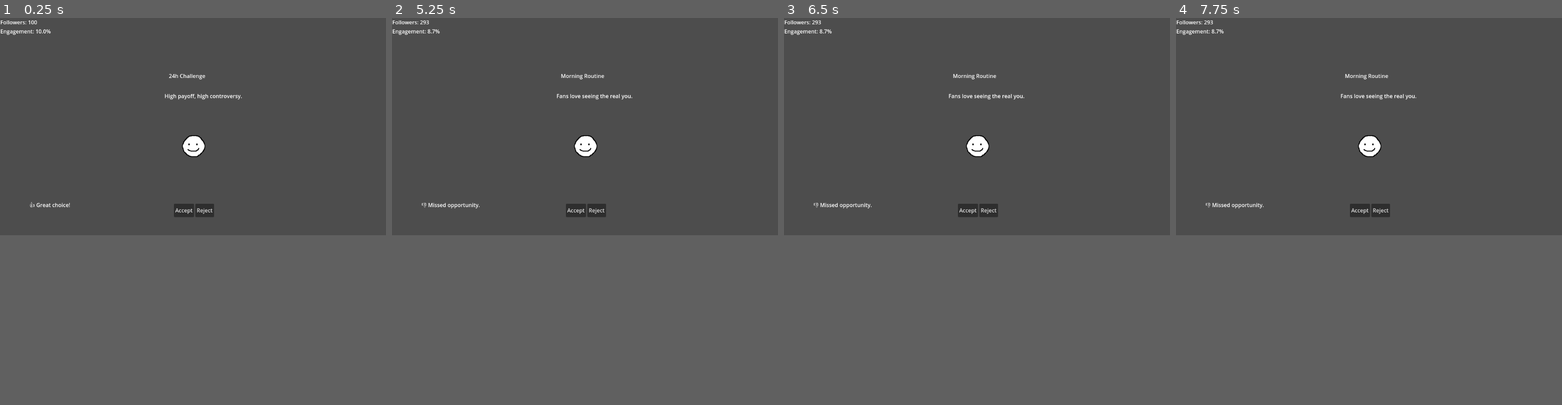
Above: before the commit, frames 1-4 (left to right).
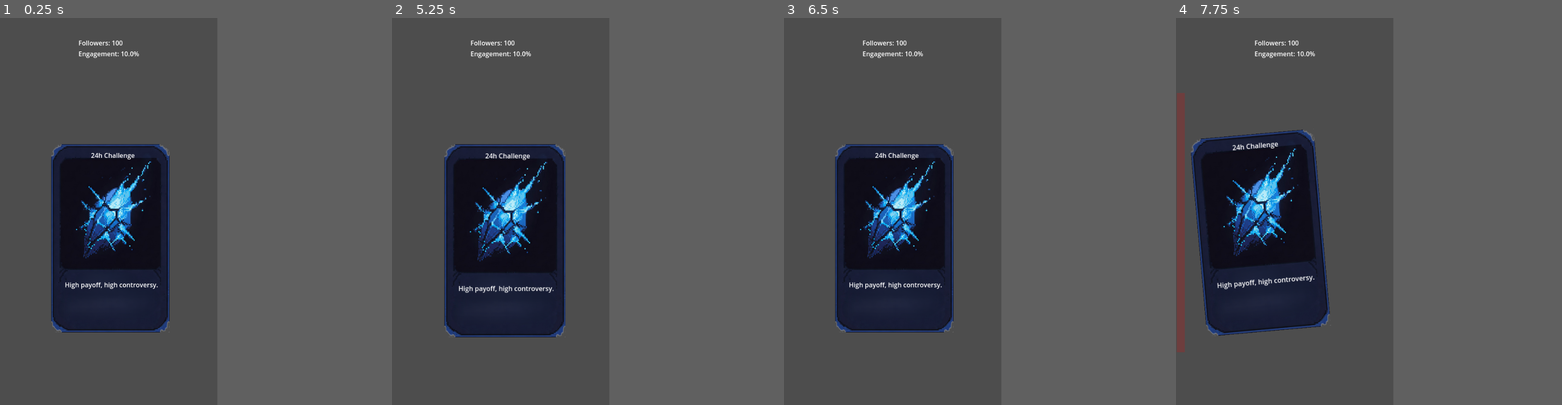
Above: after the commit, the same moments.

Repository: Sanyam-jhingan/InfluencerGame
Game: Godot game, scene res://Main.tscn
Same seed, same stepped clock (60 frames per second), same inputs: the game is played once before the commit and once after it.
Inputs (mouse positions are in pixels of both pictures, inside the frame that each line leads up to):
- Up to frame 1 (0.25 s): no input
- Up to frame 2 (5.25 s): click (596, 211) at 0.5 s, where only the run before the commit has a clickable "Reject"; click (577, 211) at 1.25 s, where only the run before the commit has a clickable "Accept"; click (577, 211) at 2 s, where only the run before the commit has a clickable "Accept"; click (596, 211) at 2.75 s, where only the run before the commit has a clickable "Reject"; click (577, 211) at 3.5 s, where only the run before the commit has a clickable "Accept"; click (596, 211) at 4.25 s, where only the run before the commit has a clickable "Reject"; tap Enter at 5 s; move the mouse to (669, 114) at 5.02 s; click (669, 114) at 5.17 s
- Up to frame 3 (6.5 s): tap Space at 5.75 s; drag from (899, 137) to (957, 168) at 5.77 s
- Up to frame 4 (7.75 s): move the mouse to (1407, 79) at 6.52 s; click (1407, 79) at 6.67 s; tap Enter at 7.25 s; drag from (1349, 168) to (1253, 95) at 7.27 s
The window is 799x449 before the commit and 450x800 after it. Grey fills any space a smaller window leaves; there, only what the larger window draws over its background counts as a difference.

The runs differ from the first frame. In frame 1, 16% of the frame differs, in the area x 0-63%, y 0-82%; in frame 2, 17%; in frame 3, 16%; in frame 4, 19%, in the area x 0-63%, y 0-87%.

Commit message:
Swipe animation and fade effect

Diff:
--- a/Card.gd
+++ b/Card.gd
@@ -12,7 +12,6 @@
 	"quality_score": 0.0
 }
 
-# Content-type labels for hints
 var titles_by_type = {
 	"BRAND": ["Sponsored Unboxing", "Ad Deal: Energy Drink", "Brand Q&A"],
 	"TREND": ["Dance Challenge!", "Meme Remix", "Trend Alert 🚨"],
@@ -27,11 +26,25 @@
 	"CHALLENGE": ["Trending challenge with big risks.", "High payoff, high controversy.", "Can you pull it off?"]
 }
 
+var drag_start = Vector2.ZERO
+var dragging = false
+var threshold = 150
+var initial_position = Vector2.ZERO
+
+# References to screen-edge glow overlays
+@onready var accept_glow = get_node("/root/Main/AcceptGlow")
+@onready var reject_glow = get_node("/root/Main/RejectGlow")
+
 func _ready():
+	initial_position = position
 	randomize_card_data()
 	display_card()
-	$ButtonContainer/AcceptButton.pressed.connect(_on_accept)
-	$ButtonContainer/RejectButton.pressed.connect(_on_reject)
+
+	if $ButtonContainer:
+		$ButtonContainer.visible = false
+
+	set_process_input(true)
+	reset_glow()
 
 func randomize_card_data():
 	var types = ["BRAND", "TREND", "VLOG", "CHALLENGE"]
@@ -48,8 +61,77 @@
 	$TitleLabel.text = card_data.title
 	$DescLabel.text = card_data.description
 
-func _on_accept():
+func _gui_input(event):
+	if event is InputEventMouseButton and event.pressed:
+		drag_start = event.position
+		dragging = true
+		scale_card(true)
+
+	elif event is InputEventMouseMotion and dragging:
+		var offset = event.position - drag_start
+		position.x += offset.x * 0.3
+		rotation_degrees = position.x / 20.0
+		update_glow()
+
+	elif event is InputEventMouseButton and not event.pressed:
+		dragging = false
+		handle_swipe()
+		scale_card(false)
+		reset_glow()
+
+func handle_swipe():
+	if position.x > threshold:
+		accept()
+	elif position.x < -threshold:
+		reject()
+	else:
+		reset_card_position()
+
+func accept():
+	var tween = create_tween()
+	tween.tween_property(self, "position", position + Vector2(500, 0), 0.25).set_trans(Tween.TRANS_BACK).set_ease(Tween.EASE_IN)
+	tween.tween_callback(Callable(self, "_emit_accept"))
+
+func reject():
+	var tween = create_tween()
+	tween.tween_property(self, "position", position + Vector2(-500, 0), 0.25).set_trans(Tween.TRANS_BACK).set_ease(Tween.EASE_IN)
+	tween.tween_callback(Callable(self, "_emit_reject"))
+
+func _emit_accept():
 	swipe_accepted.emit(card_data)
+	queue_free()
 
-func _on_reject():
+func _emit_reject():
 	swipe_rejected.emit(card_data)
+	queue_free()
+
+func reset_card_position():
+	var tween = get_tree().create_tween()
+	tween.set_trans(Tween.TRANS_ELASTIC).set_ease(Tween.EASE_OUT)
+	tween.tween_property(self, "position", initial_position, 0.35)
+	tween.parallel().tween_property(self, "rotation_degrees", 0.0, 0.35)
+
+func scale_card(expand: bool):
+	var tween = get_tree().create_tween()
+	var target_scale = Vector2(1.05, 1.05) if expand else Vector2(1.0, 1.0)
+	tween.set_trans(Tween.TRANS_SINE).set_ease(Tween.EASE_OUT)
+	tween.tween_property(self, "scale", target_scale, 0.2)
+
+# ===== Glows =====
+
+func update_glow():
+	var swipe_offset = position.x - initial_position.x
+	var alpha = clamp(abs(swipe_offset) / 250.0, 0.0, 1.0)
+
+	if swipe_offset > 0:
+		accept_glow.modulate.a = alpha
+		reject_glow.modulate.a = 0.0
+	elif swipe_offset < 0:
+		reject_glow.modulate.a = alpha
+		accept_glow.modulate.a = 0.0
+	else:
+		reset_glow()
+
+func reset_glow():
+	accept_glow.modulate.a = 0.0
+	reject_glow.modulate.a = 0.0
--- a/Card.tscn
+++ b/Card.tscn
@@ -1,18 +1,19 @@
 [gd_scene load_steps=3 format=3 uid="uid://bgulvqwap563y"]
 
 [ext_resource type="Script" path="res://Card.gd" id="1_aeaxc"]
-[ext_resource type="Texture2D" uid="uid://dl5an5ud2lmyn" path="res://Smiley1.png" id="2_hlw1k"]
+[ext_resource type="Texture2D" uid="uid://b1q3dwfcxshnp" path="res://BasicCard.png" id="2_2v2hd"]
 
 [node name="Card" type="Control"]
 layout_mode = 3
+anchors_preset = 8
 anchor_left = 0.5
-anchor_top = 0.469
+anchor_top = 0.5
 anchor_right = 0.5
-anchor_bottom = 0.469
-offset_left = -16.0
-offset_top = -128.912
-offset_right = 24.0
-offset_bottom = -84.912
+anchor_bottom = 0.5
+offset_left = -269.0
+offset_top = -232.0
+offset_right = 275.0
+offset_bottom = 226.0
 grow_horizontal = 2
 grow_vertical = 2
 size_flags_horizontal = 4
@@ -22,37 +23,46 @@
 [node name="TextureRect" type="TextureRect" parent="."]
 layout_mode = 1
 anchors_preset = -1
-anchor_left = 0.325
-anchor_top = 1.0
-anchor_right = 0.325
-anchor_bottom = 1.0
-offset_left = -54.0
-offset_top = 16.0
-offset_right = 54.0
-offset_bottom = 134.0
-texture = ExtResource("2_hlw1k")
+anchor_left = 0.501838
+anchor_top = 0.542576
+anchor_right = 0.501838
+anchor_bottom = 0.542576
+offset_left = -147.0
+offset_top = -233.5
+offset_right = 147.0
+offset_bottom = 233.5
+grow_horizontal = 2
+grow_vertical = 2
+texture = ExtResource("2_2v2hd")
+expand_mode = 1
+metadata/_edit_use_anchors_ = true
 
 [node name="TitleLabel" type="Label" parent="."]
-layout_mode = 0
-offset_left = -60.0
-offset_top = -97.0
-offset_right = 73.0
-offset_bottom = -74.0
+layout_mode = 2
+offset_left = 167.0
+offset_top = 31.0
+offset_right = 392.0
+offset_bottom = 68.0
+text = "yo"
+horizontal_alignment = 1
+autowrap_mode = 3
 
 [node name="DescLabel" type="Label" parent="."]
-layout_mode = 0
-offset_left = -73.0
-offset_top = -37.0
-offset_right = 123.0
-offset_bottom = -14.0
+layout_mode = 2
+offset_left = 140.0
+offset_top = 352.0
+offset_right = 413.0
+offset_bottom = 482.0
 text = "Join the latest viral trend!"
+horizontal_alignment = 1
+autowrap_mode = 3
 
 [node name="ButtonContainer" type="HBoxContainer" parent="."]
-layout_mode = 0
-offset_left = -45.0
-offset_top = 296.0
-offset_right = 75.0
-offset_bottom = 336.0
+layout_mode = 2
+offset_left = 76.0
+offset_top = 504.0
+offset_right = 196.0
+offset_bottom = 535.0
 
 [node name="AcceptButton" type="Button" parent="ButtonContainer"]
 layout_mode = 2
--- /dev/null
+++ b/Fade.gdshader
@@ -0,0 +1,11 @@
+shader_type canvas_item;
+
+uniform vec4 glow_color : source_color = vec4(0.0, 1.0, 0.0, 1.0);
+uniform float glow_strength : hint_range(0.0, 1.0) = 1.0;
+uniform float edge_fade : hint_range(0.0, 0.5) = 0.15;
+
+void fragment() {
+    float intensity = smoothstep(1.0, 1.0 - edge_fade, UV.x);
+    COLOR = glow_color * intensity;
+    COLOR.a *= glow_strength;
+}
--- a/Main.gd
+++ b/Main.gd
@@ -60,7 +60,16 @@
 	card.swipe_rejected.connect(_on_card_rejected)
 	current_card = card
 
+func flash_glow(is_accept: bool):
+	var glow = $AcceptGlow if is_accept else $RejectGlow
+	var tween = get_tree().create_tween()
+	glow.modulate.a = 0.0
+	tween.tween_property(glow, "modulate:a", 1.0, 0.1) # Fade in
+	tween.tween_interval(0.1)
+	tween.tween_property(glow, "modulate:a", 0.0, 0.2) # Fade out
+
 func _on_card_accepted(card_data):
+	flash_glow(true)
 	var score = evaluate_card(card_data)
 	var quality = card_data.quality_score
 
@@ -83,6 +92,7 @@
 	generate_new_card()
 
 func _on_card_rejected(card_data):
+	flash_glow(false)
 	var score = evaluate_card(card_data)
 	if score < 50:  # Adjust this threshold as needed
 		result_label.text = "🚫 Good call. That post would’ve flopped!"
--- a/Main.tscn
+++ b/Main.tscn
@@ -4,17 +4,25 @@
 
 [node name="Main" type="Control"]
 layout_mode = 3
-anchors_preset = 0
-offset_left = 1.0
-offset_top = 1.0
-offset_right = 1157.0
-offset_bottom = 654.0
+anchors_preset = 15
+anchor_right = 1.0
+anchor_bottom = 1.0
+offset_top = 50.0
+offset_bottom = 50.0
+grow_horizontal = 2
+grow_vertical = 2
 script = ExtResource("1_yxygk")
 
 [node name="FollowerPanel" type="VBoxContainer" parent="."]
-layout_mode = 0
-offset_right = 269.0
-offset_bottom = 106.0
+layout_mode = 1
+anchors_preset = 5
+anchor_left = 0.5
+anchor_right = 0.5
+offset_left = -9.5
+offset_right = 9.5
+offset_bottom = 50.0
+grow_horizontal = 2
+alignment = 1
 
 [node name="FollowerLabel" type="Label" parent="FollowerPanel"]
 layout_mode = 2
@@ -25,17 +33,48 @@
 text = "10"
 
 [node name="CardContainer" type="Control" parent="."]
-layout_mode = 2
-anchors_preset = 0
-offset_left = 429.0
-offset_top = 204.0
-offset_right = 729.0
-offset_bottom = 592.0
+layout_mode = 1
+anchors_preset = 8
+anchor_left = 0.5
+anchor_top = 0.5
+anchor_right = 0.5
+anchor_bottom = 0.5
+offset_left = -268.0
+offset_top = -194.0
+offset_right = 268.0
+offset_bottom = 194.0
+grow_horizontal = 2
+grow_vertical = 2
 
 [node name="ResultLabel" type="Label" parent="."]
+layout_direction = 1
+layout_mode = 1
+anchors_preset = 7
+anchor_left = 0.5
+anchor_top = 1.0
+anchor_right = 0.5
+anchor_bottom = 1.0
+offset_left = -107.0
+offset_top = -160.0
+offset_right = 107.0
+offset_bottom = -96.0
+grow_horizontal = 2
+grow_vertical = 0
+horizontal_alignment = 1
+vertical_alignment = 1
+
+[node name="AcceptGlow" type="ColorRect" parent="."]
 layout_mode = 0
-offset_left = 87.0
-offset_top = 545.0
-offset_right = 317.0
-offset_bottom = 625.0
-text = "👍 Great choice!"
+offset_left = 518.0
+offset_top = 127.0
+offset_right = 538.0
+offset_bottom = 775.0
+color = Color(0, 1, 0, 0.486275)
+
+[node name="RejectGlow" type="ColorRect" parent="."]
+layout_mode = 0
+offset_left = 2.0
+offset_top = 136.0
+offset_right = 22.0
+offset_bottom = 779.0
+color = Color(1, 0, 0, 0.47451)
--- a/project.godot
+++ b/project.godot
@@ -15,6 +15,12 @@
 config/features=PackedStringArray("4.2", "Mobile")
 config/icon="res://icon.svg"
 
+[display]
+
+window/size/viewport_width=540
+window/size/viewport_height=960
+window/stretch/mode="viewport"
+
 [rendering]
 
 renderer/rendering_method="mobile"
Binary file added: BasicCard.png
Not shown, added: BasicCard.png.import
